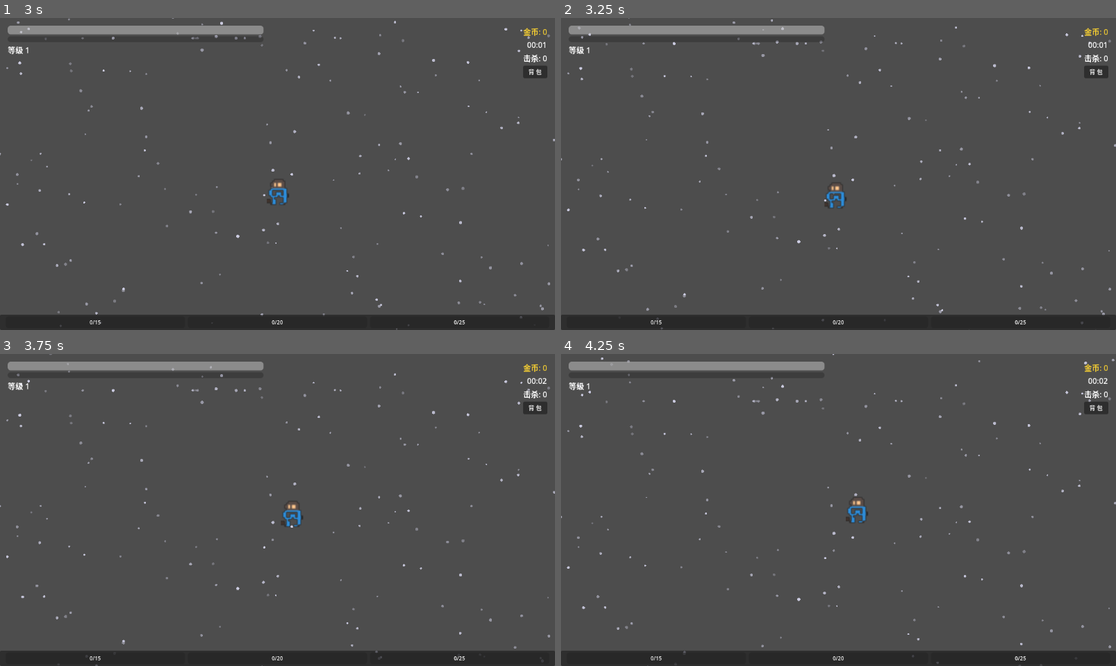
Above: before the commit, frames 1-4 (two rows, left to right).
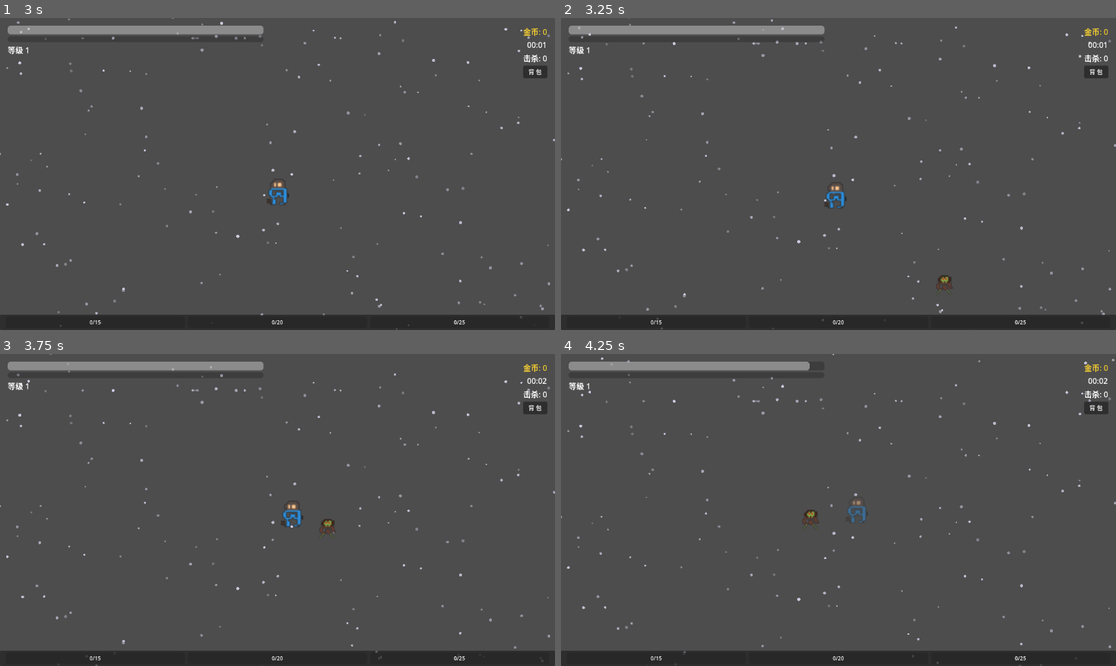
Above: after the commit, the same moments.

Repository: ebly/shoot
Game: Godot game, scene res://scenes/main_menu.tscn
Two runs of this game, one before a commit and one after it. Both use one fixed random seed, a clock stepped at 60 frames per second and the inputs below.
Inputs (mouse positions are in pixels of both pictures, inside the frame that each line leads up to):
- Up to frame 1 (3 s): click "开 始 游 戏" at 0.5 s; click "进 入 游 戏" at 1.25 s; move the mouse to (399, 158) at 2.02 s; hold D (move_right) 2.03-2.78 s; click (399, 158) at 2.17 s; move the mouse to (166, 189) at 2.77 s; hold S (move_down) from 2.78 s (still down)
- Up to frame 2 (3.25 s): keep holding S (move_down)
- Up to frame 3 (3.75 s): move the mouse to (333, 441) at 3.52 s; release S (move_down) at 3.53 s; hold D (move_right) from 3.53 s (still down)
- Up to frame 4 (4.25 s): keep holding D (move_right)

Frame 1 is identical in both runs. In frame 2, less than 0.1% of the frame differs, in the area x 67-71%, y 82-89%; in frame 3, less than 0.1%; in frame 4, 0.3%, in the area x 43-55%, y 2-56%.
Error before the commit: Parse Error: Expected indented block after "if" block. (res://scripts/enemy.gd:82)

Commit message:
修复语法错误：spitter代码内联到正确位置+spit projectile elif改为双if

Diff:
--- a/scripts/enemy.gd
+++ b/scripts/enemy.gd
@@ -79,17 +79,14 @@
 	var dir_to_player: Vector2 = player_ref.global_position - global_position
 	var dist: float = dir_to_player.length()
 
-	if is_grabbing:
-		# ── SPITTER state ──
+	# ── SPITTER state ──
 	if _is_spitter:
 		_spit_timer -= delta
 		var ideal_dist: float = 180.0
 		if dist < ideal_dist * 0.6:
-			# 太近了，后退
-			velocity = -dir * speed
+			velocity = -dir_to_player.normalized() * speed
 		elif dist > ideal_dist * 1.4:
-			# 太远了，靠近
-			velocity = dir * speed
+			velocity = dir_to_player.normalized() * speed
 		else:
 			velocity = Vector2.ZERO
 
@@ -98,13 +95,13 @@
 
 		move_and_slide()
 
-		# 喷射毒液
 		if _spit_timer <= 0.0 and not _stun_timer > 0.0:
 			_spit_timer = 1.5 + randf() * 0.5
 			_spit_at_player()
 		return
 
 	# ── GRABBING state ──
+	if is_grabbing:
 		# Stay close to the player
 		if dist > escape_range:
 			is_grabbing = false
--- a/scripts/enemy_spawner.gd
+++ b/scripts/enemy_spawner.gd
@@ -69,15 +69,12 @@
 	var e = enemy_scene.instantiate()
 	e.global_position = _random_edge_pos()
 
-	# 根据波次和存活时间决定类型
+	# 波次决定僵尸类型
 	var type: Dictionary = basic_zombie
-	if GameManager.current_wave >= 2 and randf() < 0.2:
-		type = fast_zombie
-	if GameManager.current_wave >= 3 and randf() < 0.35:
-		type = fast_zombie
-	# 第3波起出现远程僵尸
-	if GameManager.current_wave >= 3 and randf() < 0.15:
-		type = spitter_zombie
+	match GameManager.current_wave:
+		1: type = basic_zombie
+		2: type = fast_zombie
+		3: type = spitter_zombie
 
 	e.set_enemy_type(type)
 
--- a/scripts/spit_projectile.gd
+++ b/scripts/spit_projectile.gd
@@ -33,6 +33,6 @@
 		if body.has_method("take_damage"):
 			body.take_damage(damage)
 		queue_free()
-	# 不击中敌人，只击中玩家
-	elif not body.is_in_group("enemies"):
-		queue_free()  # 撞墙消失
+	# 不击中敌人，只击中玩家；撞墙消失
+	if not body.is_in_group("enemies") and not body.is_in_group("player"):
+		queue_free()
Not shown, added: scripts/save_manager.gd.uid
Not shown, added: scripts/spit_projectile.gd.uid
Not shown, changed: reasonix.toml
